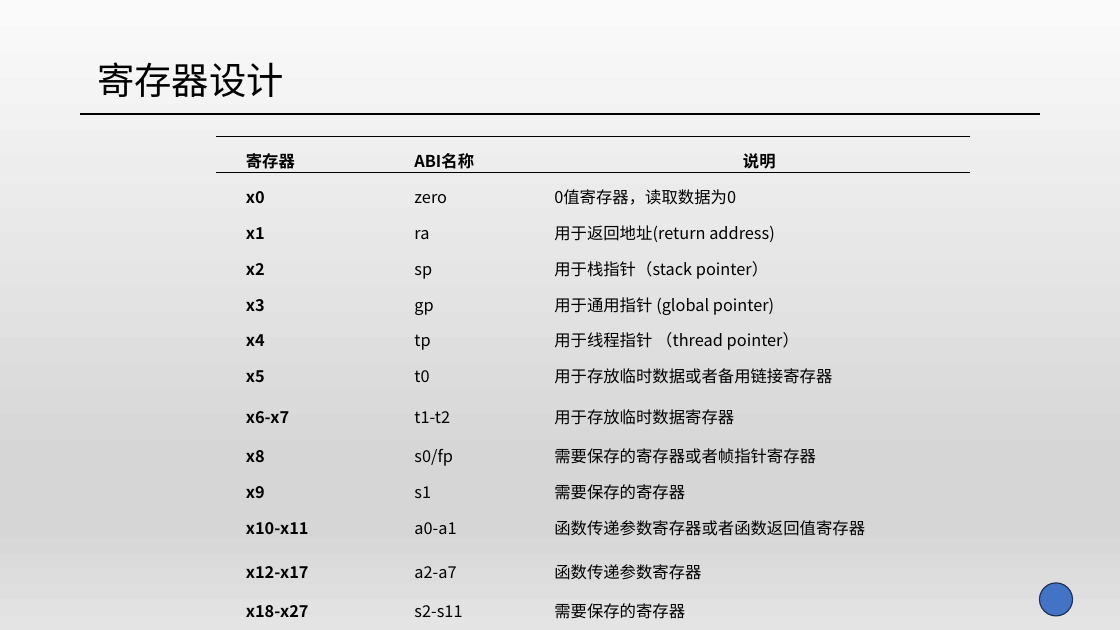
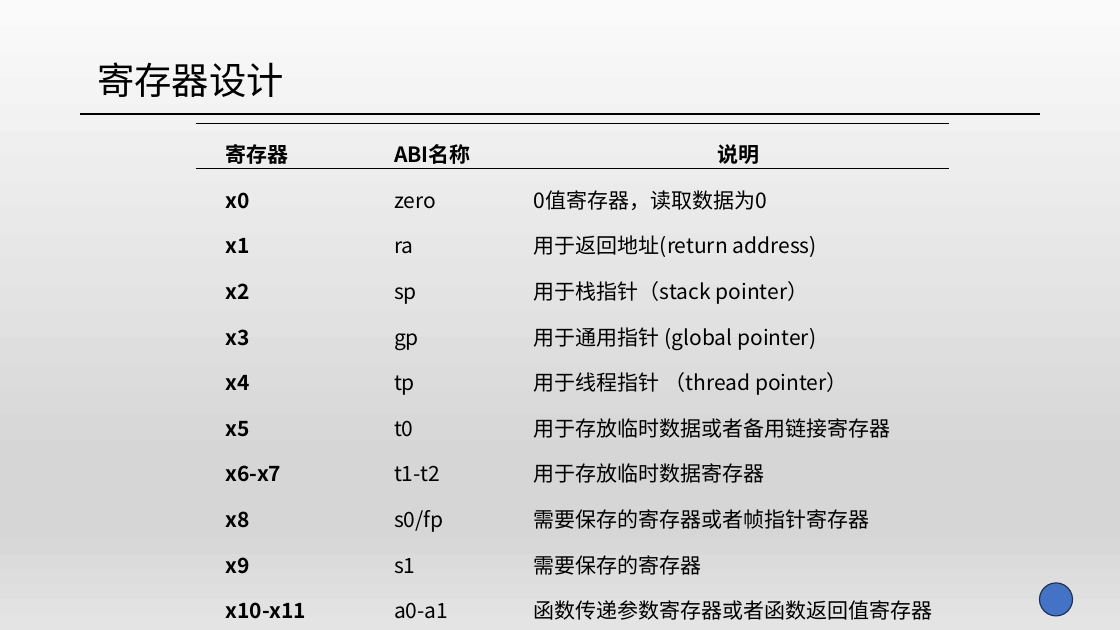
Before and after one commit to xht252/Cyber_RISC, a slide deck: slide 14 of ppt/硬件答辩.pptx (slide 8 before the commit). Drawn at 1120x630 pixels with LibreOffice and Linux fonts; fonts in the diff are those of the drawing. Boxes give left, top, right and bottom in pixels: in the first picture for what was removed or moved away, otherwise in the second. Text is boxed around its words. In the diff, an @@ line names an element or a change of style, - is before the commit and + after.

```diff
--- a/ppt/硬件答辩.pptx
+++ b/ppt/硬件答辩.pptx
@@ table at (196, 124, 950, 630) @@
@@ size 14 to 18 pt @@
@@ table: place and size @@
-table at (216, 136, 970, 630)
+table at (196, 124, 950, 630)
```
Also in this commit, not shown: 1 other slide changed, 7 slides added, 1 slide removed.
